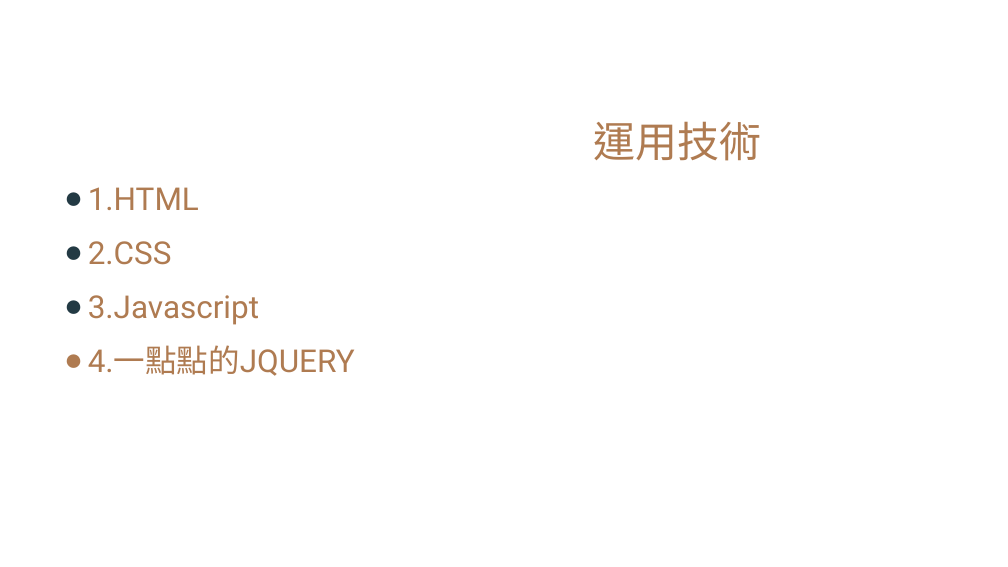
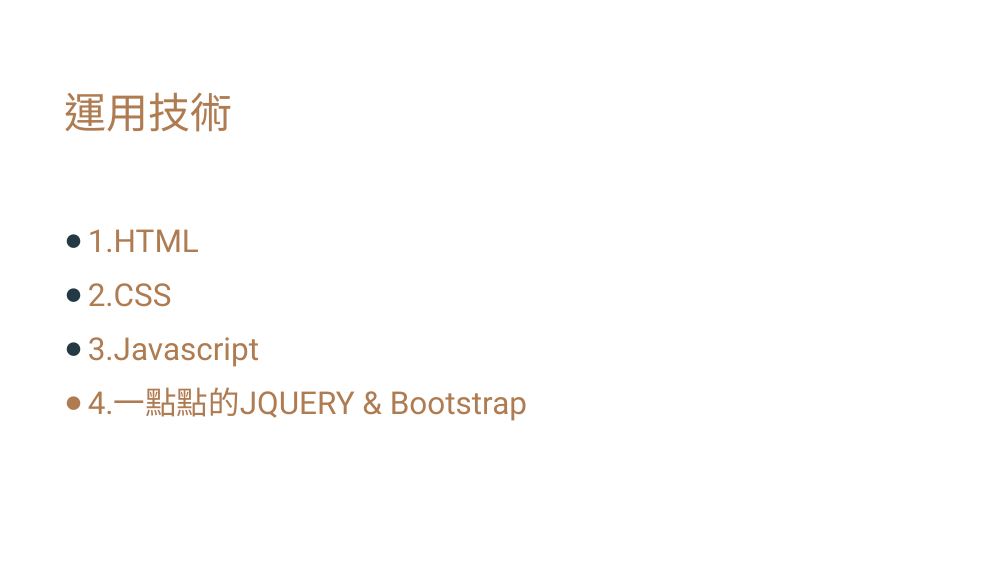
Before and after one commit to Hst0411/web, a slide deck: slide 5 of 00857105-00857141.pptx (slide 4 before the commit). Drawn at 1008x567 pixels with LibreOffice and Linux fonts; fonts in the diff are those of the drawing. Boxes give left, top, right and bottom in pixels: in the first picture for what was removed or moved away, otherwise in the second. Text is boxed around its words. In the diff, an @@ line names an element or a change of style, - is before the commit and + after.

```diff
--- a/00857105-00857141.pptx
+++ b/00857105-00857141.pptx
@@ title "運用技術": place and size @@
-title "運用技術" at (593, 121, 761, 161)
+title "運用技術" at (64, 92, 232, 132)
@@ text "1.HTML": place and size @@
-text "1.HTML" at (88, 187, 355, 376)
+text "1.HTML" at (88, 229, 527, 421)
@@ text at (88, 387, 527, 421): text changed @@
-● 4.一點點的JQUERY
+● 4.一點點的JQUERY & Bootstrap
```
Also in this commit, not shown: 3 other slides changed, 1 slide added.
